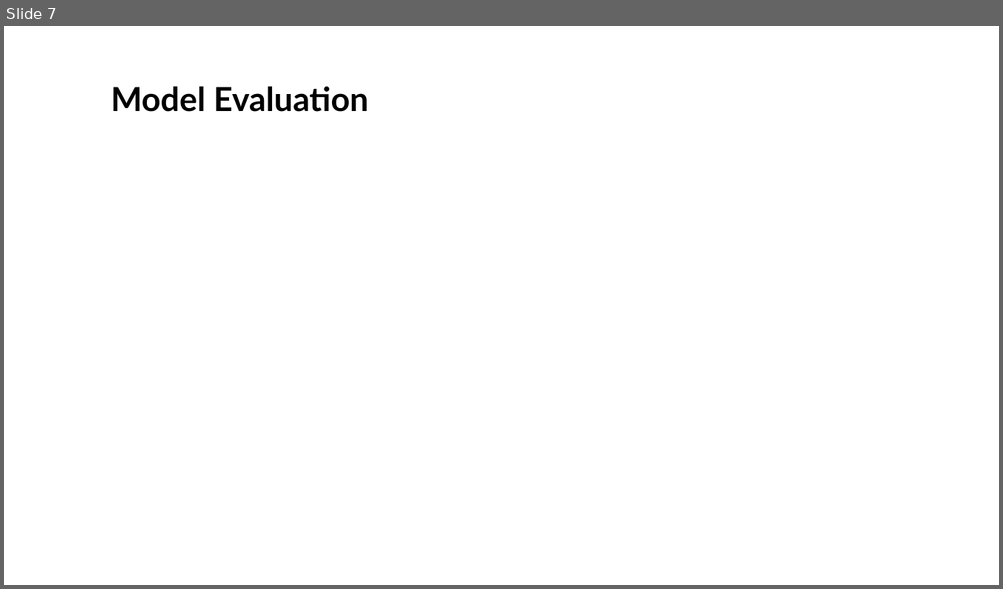
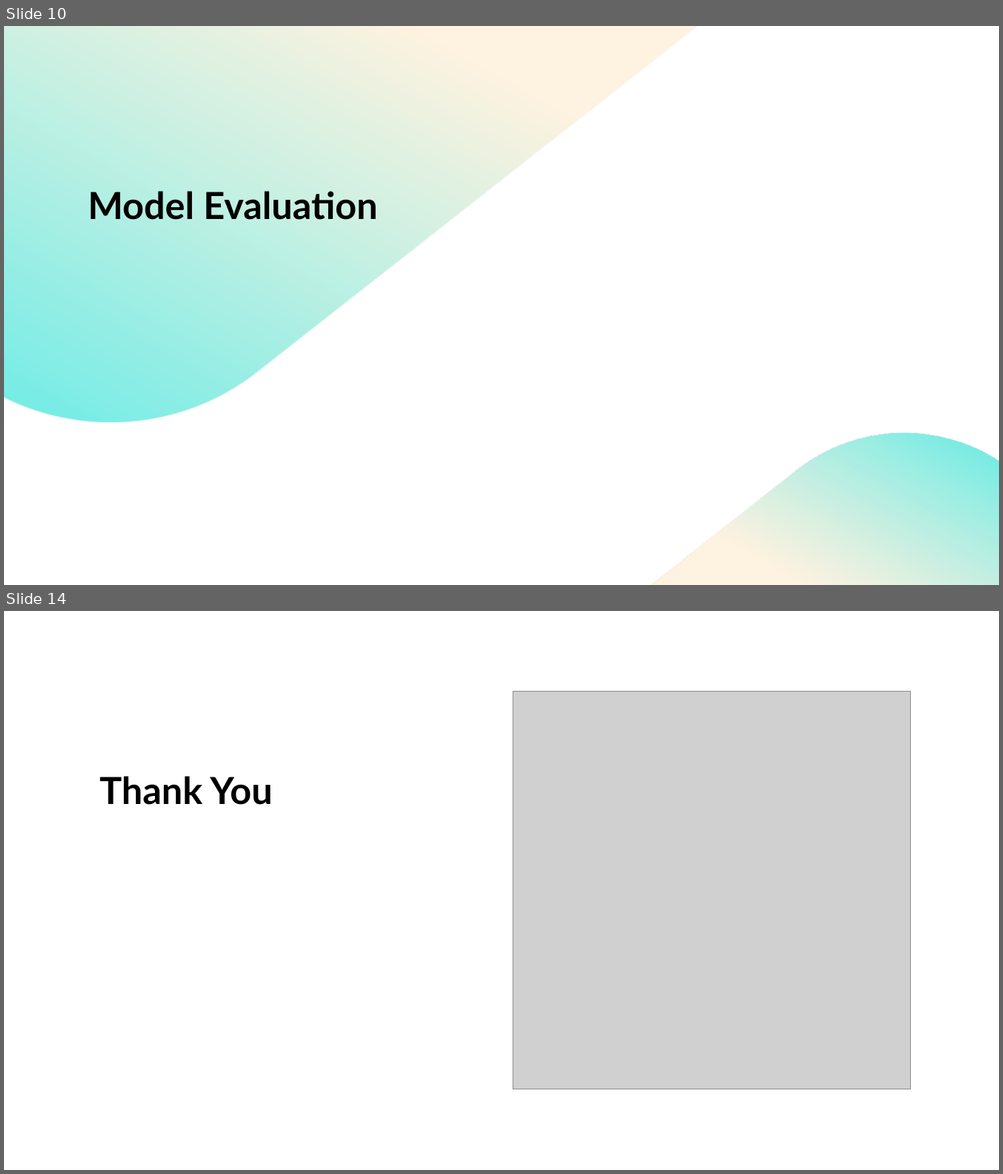
Before and after one commit to DanielKithinji/Phase-3-Data-Science-Project, a slide deck: Customer Churn rate Prediction Model for SyriaTel Company.pptx. Shown one above the other, each under a label of ours: slide 7 before the commit, slides 10 and 14 after it; the slides between them are not shown. The pictures are 1003x589 and 1003x1174 pixels, drawn with LibreOffice and Linux fonts; fonts in the diff are those of the drawing; grey boxes stand for pictures; background and template pictures are left out. Boxes give left, top, right and bottom in pixels: in the first picture for what was removed or moved away, otherwise in the second. Text is boxed around its words. In the diff, an @@ line names an element or a change of style, - is before the commit and + after.

```diff
--- a/Customer Churn rate Prediction Model for SyriaTel Company.pptx
+++ b/Customer Churn rate Prediction Model for SyriaTel Company.pptx
@@ slide 14 added at [4, 611, 999, 1170], background #FFFFFF @@
@@ rectangle added at [4, 611, 999, 1170], fill #FFFFFF @@
@@ picture added at [513, 691, 911, 1089] @@
@@ title added at [99, 776, 272, 805], 36 pt, text #000000, bold @@
+Thank You
@@ freeform shape added at [477, 887, 999, 1170], fill gradient #FEEFD9 to #58EAE3 @@
@@ what was slide 7 is now slide 10 @@
@@ slide 10 changed as well @@
@@ rectangle added at [4, 26, 999, 585], fill #FFFFFF @@
@@ freeform shape added at [4, 26, 705, 424], fill gradient #FEEFD9 to #58EAE3 @@
@@ title "Model Evaluation": place and size @@
-title "Model Evaluation" at [111, 86, 368, 112]
+title "Model Evaluation" at [88, 191, 377, 220]
@@ title "Model Evaluation" at [88, 191, 377, 220]: size 32 to 36 pt; line spacing 0.9 to 1 @@
@@ freeform shape added at [477, 302, 999, 585], fill gradient #FEEFD9 to #58EAE3 @@
@@ freeform shape added at [646, 432, 999, 585], fill gradient #FEEFD9 to #58EAE3 @@
```
Also in this commit, not shown: 6 other slides changed, 6 other slides added, 3 other files.
